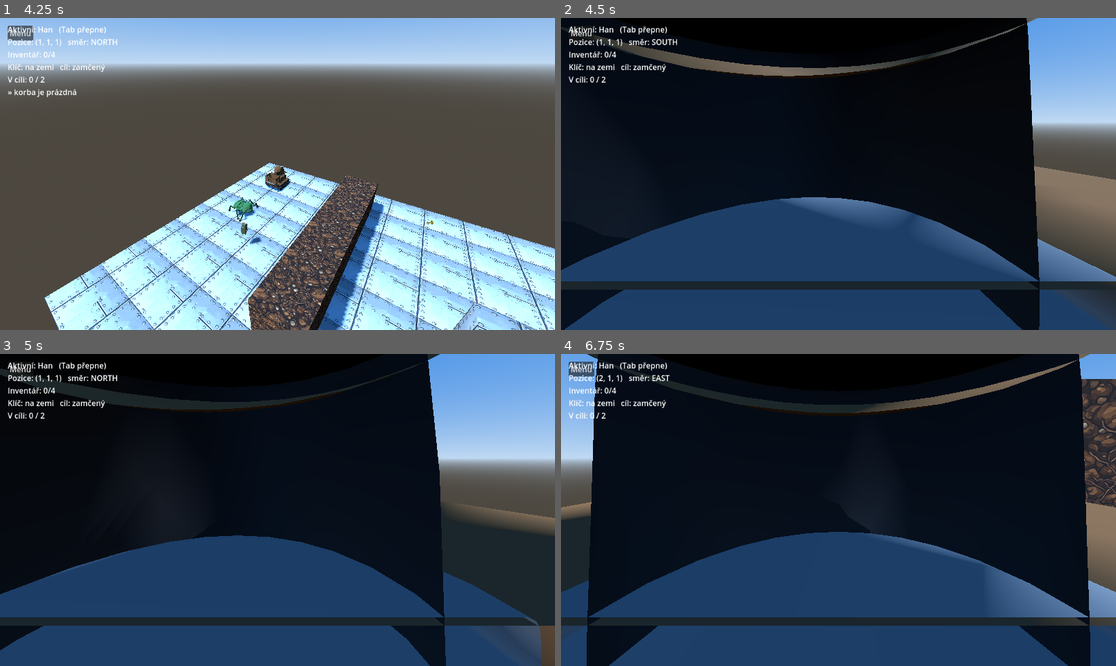
Above: before the commit, frames 1-4 (two rows, left to right).
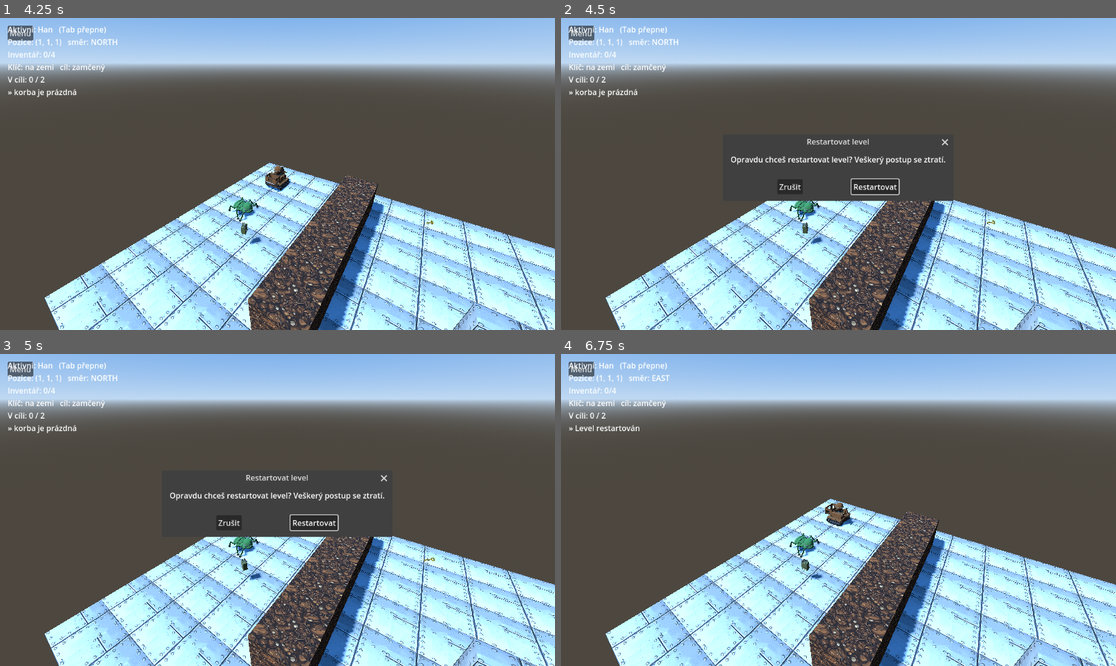
Above: after the commit, the same moments.

Repository: zbynekrybicka/NCR
Game: Godot game, scene res://app/scenes/main.tscn
Two runs of this game, one before a commit and one after it. Both use one fixed random seed, a clock stepped at 60 frames per second and the inputs below.
Inputs (mouse positions are in pixels of both pictures, inside the frame that each line leads up to):
- Up to frame 1 (4.25 s): click "Hrát ukázkový level" at 0.5 s; click "Menu" at 1.25 s; click "Hrát ukázkový level" at 2 s; tap Enter at 2.75 s; move the mouse to (399, 158) at 2.77 s; hold D (turn_right) 2.78-3.53 s; tap E (action_1) at 2.85 s; click (399, 158) at 2.92 s; move the mouse to (166, 189) at 3.52 s; hold Shift (step_down) from 3.53 s (still down); tap Q (action_2) at 3.6 s
- Up to frame 2 (4.5 s): tap R (restart_level) at 4.25 s; move the mouse to (894, 105) at 4.27 s; release Shift (step_down) at 4.28 s; hold D (turn_right) from 4.28 s (still down); tap F (camera_first_person) at 4.35 s
- Up to frame 3 (5 s): keep holding D (turn_right)
- Up to frame 4 (6.75 s): release D (turn_right) at 5 s; click (788, 522) at 5 s, where only the run after the commit has a clickable "Zrušit"; tap R (restart_level) at 5.75 s; move the mouse to (810, 572) at 5.77 s; hold Space (step_up) 5.78-6.5 s; tap W (step) at 5.85 s; click (810, 572) at 5.92 s; click (877, 522) at 6.5 s, where only the run after the commit has a clickable "Restartovat"

Frame 1 is identical in both runs. In frame 2, 97% of the frame differs, in the area x 0-100%, y 0-100%; in frame 3, 96%; in frame 4, 98%.

Commit message:
Potvrzení resetu levelu.

Diff:
--- a/game/app/level_controller.gd
+++ b/game/app/level_controller.gd
@@ -10,6 +10,7 @@
 var camera_rig: CameraRig
 var hud: Hud
 var landscape: LandscapeView
+var _restart_confirm_dialog: ConfirmationDialog
 var intro_flight: IntroCameraFlight
 var intro_text_overlay: IntroTextOverlay
 var music: MusicPlayer
@@ -60,6 +61,14 @@
 
 	hud = Hud.new()
 	add_child(hud)
+
+	_restart_confirm_dialog = ConfirmationDialog.new()
+	_restart_confirm_dialog.title = "Restartovat level"
+	_restart_confirm_dialog.dialog_text = "Opravdu chceš restartovat level? Veškerý postup se ztratí."
+	_restart_confirm_dialog.ok_button_text = "Restartovat"
+	_restart_confirm_dialog.cancel_button_text = "Zrušit"
+	_restart_confirm_dialog.confirmed.connect(func(): _send(Command.CommandType.RESTART_LEVEL, InputActions.RESTART_LEVEL))
+	add_child(_restart_confirm_dialog)
 
 	music = MusicPlayer.new()
 	add_child(music)
@@ -145,6 +154,10 @@
 	if animator.is_playing():
 		return # vstup je blokovaný po dobu přehrávání, ne simulace (§17.2)
 
+	if Input.is_action_just_pressed(InputActions.RESTART_LEVEL):
+		_restart_confirm_dialog.popup_centered()
+		return
+
 	for action in InputActions.COMMAND_FOR.keys():
 		if Input.is_action_just_pressed(action):
 			_send(InputActions.COMMAND_FOR[action], action)
Not shown, changed: game/levels/tutorial/tutorial01.ncr
